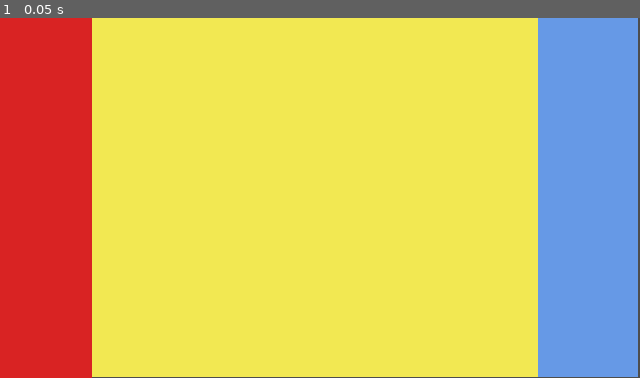
Above: before the commit, frame 1.
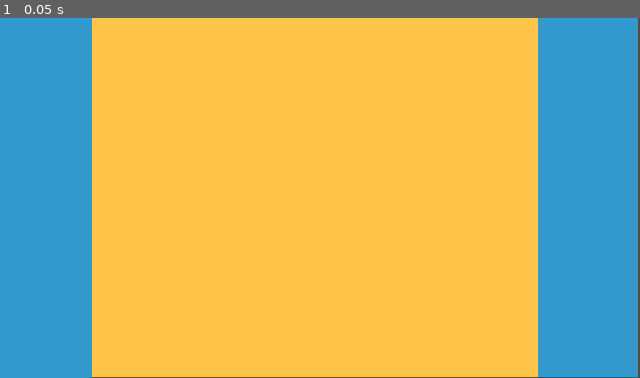
Above: after the commit, the same moment.

Repository: Adanism/Re-rhythm
Game: Godot game, scene res://Scenes/main.tscn
The game is run twice, just before and just after one commit, with the same random seed, the same clock (stepped at 60 frames per second) and the same inputs. Sound files missing from this copy of the repository are replaced by a short silence.
Inputs:
- Up to frame 1 (0.05 s): no input

The runs differ from the first frame. In frame 1, 99% of the frame differs, in the area x 0-100%, y 0-100%.

Commit message:
player script done plus I fixed metronome js gotta work on the composer node

Diff:
--- a/Assets/Shaders/wobblyline.gdshader
+++ b/Assets/Shaders/wobblyline.gdshader
@@ -1,5 +1,5 @@
 shader_type canvas_item;
 
 void fragment() {
-  COLOR = vec4(0.4, 0.6, 0.9, 1.0);
+  COLOR = vec4(0.2, 0.6, 0.8, 1.0);
 }
--- /dev/null
+++ b/Scenes/composer.tscn
@@ -0,0 +1,3 @@
+[gd_scene format=3 uid="uid://dddvo1rye187b"]
+
+[node name="Composer" type="Node2D"]
--- a/Scenes/main.tscn
+++ b/Scenes/main.tscn
@@ -1,8 +1,15 @@
-[gd_scene load_steps=3 format=3 uid="uid://d0ut2m0u7o0dn"]
+[gd_scene load_steps=8 format=3 uid="uid://d0ut2m0u7o0dn"]
 
 [ext_resource type="Shader" uid="uid://ienknglmbvd0" path="res://Assets/Shaders/wobblyline.gdshader" id="1_jjgbg"]
+[ext_resource type="PackedScene" uid="uid://c42nv120ci5rd" path="res://Scenes/musicplayer.tscn" id="2_bo1nx"]
+[ext_resource type="PackedScene" uid="uid://bac6hp7ib131e" path="res://Scenes/store.tscn" id="3_jjvhh"]
+[ext_resource type="PackedScene" uid="uid://cit62jwpwoumx" path="res://Scenes/metronome.tscn" id="4_kry3j"]
+[ext_resource type="PackedScene" uid="uid://bwj02u4c7i1xn" path="res://Scenes/playercontroller.tscn" id="5_kry3j"]
 
 [sub_resource type="ShaderMaterial" id="ShaderMaterial_0xm2m"]
+shader = ExtResource("1_jjgbg")
+
+[sub_resource type="ShaderMaterial" id="ShaderMaterial_jjgbg"]
 shader = ExtResource("1_jjgbg")
 
 [node name="Main" type="Control"]
@@ -39,12 +46,24 @@
 offset_bottom = -1.0
 grow_horizontal = 2
 grow_vertical = 2
-color = Color(0.9490196, 0.9098039, 0.32156864, 1)
+color = Color(1, 0.77254903, 0.2901961, 1)
 
 [node name="Left-Sidebar" type="ColorRect" parent="."]
+material = SubResource("ShaderMaterial_jjgbg")
 layout_mode = 1
 anchors_preset = 9
 anchor_bottom = 1.0
 offset_right = 92.0
 grow_vertical = 2
 color = Color(0.8509804, 0.13725491, 0.13725491, 1)
+
+[node name="MusicPlayer" parent="." instance=ExtResource("2_bo1nx")]
+autoplay = true
+
+[node name="Store" parent="." instance=ExtResource("3_jjvhh")]
+
+[node name="Metronome" parent="." instance=ExtResource("4_kry3j")]
+
+[node name="playercontroller" parent="." instance=ExtResource("5_kry3j")]
+
+[connection signal="musicpos" from="MusicPlayer" to="Metronome" method="_on_music_player_musicpos"]
--- /dev/null
+++ b/Scenes/metronome.tscn
@@ -0,0 +1,6 @@
+[gd_scene load_steps=2 format=3 uid="uid://cit62jwpwoumx"]
+
+[ext_resource type="Script" uid="uid://cjlawqll82sun" path="res://Scripts/metronome.gd" id="1_2kym6"]
+
+[node name="Metronome" type="Node2D"]
+script = ExtResource("1_2kym6")
--- /dev/null
+++ b/Scenes/musicplayer.tscn
@@ -0,0 +1,8 @@
+[gd_scene load_steps=3 format=3 uid="uid://c42nv120ci5rd"]
+
+[ext_resource type="AudioStream" uid="uid://b36gk506wi85y" path="res://Assets/Music/PARTYNEXTDOOR & DRAKE - NOKIA (Official Lyric Video) [YAaIgrWtRYk].mp3" id="1_v1qfn"]
+[ext_resource type="Script" uid="uid://c45ij2dtjpk8q" path="res://Scripts/musicplayer.gd" id="2_hh5uf"]
+
+[node name="MusicPlayer" type="AudioStreamPlayer"]
+stream = ExtResource("1_v1qfn")
+script = ExtResource("2_hh5uf")
--- /dev/null
+++ b/Scenes/playercontroller.tscn
@@ -0,0 +1,6 @@
+[gd_scene load_steps=2 format=3 uid="uid://bwj02u4c7i1xn"]
+
+[ext_resource type="Script" uid="uid://dg80b284kq7gn" path="res://Scripts/playercontroller.gd" id="1_ild0b"]
+
+[node name="playercontroller" type="Node2D"]
+script = ExtResource("1_ild0b")
--- /dev/null
+++ b/Scenes/store.tscn
@@ -0,0 +1,6 @@
+[gd_scene load_steps=2 format=3 uid="uid://bac6hp7ib131e"]
+
+[ext_resource type="Script" uid="uid://jpu3f7wd1xer" path="res://Scripts/store.gd" id="1_c3i85"]
+
+[node name="Store" type="Node2D"]
+script = ExtResource("1_c3i85")
--- /dev/null
+++ b/Scripts/metronome.gd
@@ -0,0 +1,20 @@
+extends Node2D
+
+var bpm = 126.0 # Use floats to ensure precise division
+var beat_duration = 60.0 / bpm # Duration of one beat in seconds
+var last_beat = 0
+var activebeat = -1
+signal beat(current_beat)
+var margin = 0.2
+
+func _on_music_player_musicpos(playback_pos: float) -> void:
+	# Determine which beat we SHOULD be on based on time
+	var current_total_beat = floor(playback_pos / beat_duration)
+
+	# If the calculated beat is higher than our last recorded beat, a beat happened
+	if current_total_beat > last_beat:
+		last_beat = current_total_beat
+		emit_signal("beat", last_beat)
+		print("Beat: ", last_beat)
+		var activebeatstartpos = current_total_beat - margin
+		var activebeatendtpos = current_total_beat + margin
--- /dev/null
+++ b/Scripts/musicplayer.gd
@@ -0,0 +1,14 @@
+extends AudioStreamPlayer
+
+signal musicpos(playpackpos: float)
+# Called when the node enters the scene tree for the first time.
+func _ready() -> void:
+	pass # Replace with function body.
+
+
+# Called every frame. 'delta' is the elapsed time since the previous frame.
+func _process(delta: float) -> void:
+	#Get_playback_pos isnt always accurate if that ends up being the case check godot docs and change the code
+	var playback_pos = get_playback_position()
+	#figure out if how im gonna save this data
+	emit_signal("musicpos", playback_pos)
--- /dev/null
+++ b/Scripts/playercontroller.gd
@@ -0,0 +1,13 @@
+extends Node2D
+
+
+# Called when the node enters the scene tree for the first time.
+func _ready() -> void:
+	pass # Replace with function body.
+
+
+# Called every frame. 'delta' is the elapsed time since the previous frame.
+func _process(delta: float) -> void:
+	pass
+func _unhandled_input(event: InputEvent) -> void:
+	print(event)
--- /dev/null
+++ b/Scripts/store.gd
@@ -0,0 +1,11 @@
+extends Node2D
+
+#signal givenmusicpos(playbackpos:float)
+# Called when the node enters the scene tree for the first time.
+func _ready() -> void:
+	pass # Replace with function body.
+
+
+# Called every frame. 'delta' is the elapsed time since the previous frame.
+func _process(delta: float) -> void:
+	pass
Not shown, added: Assets/Music/PARTYNEXTDOOR & DRAKE - NOKIA (Official Lyric Video) [YAaIgrWtRYk].mp3.import
Not shown, added: Scripts/metronome.gd.uid
Not shown, added: Scripts/musicplayer.gd.uid
Not shown, added: Scripts/playercontroller.gd.uid
Not shown, added: Scripts/store.gd.uid
Not shown, added: Assets/Music/PARTYNEXTDOOR & DRAKE - NOKIA (Official Lyric Video) [YAaIgrWtRYk].mp3
